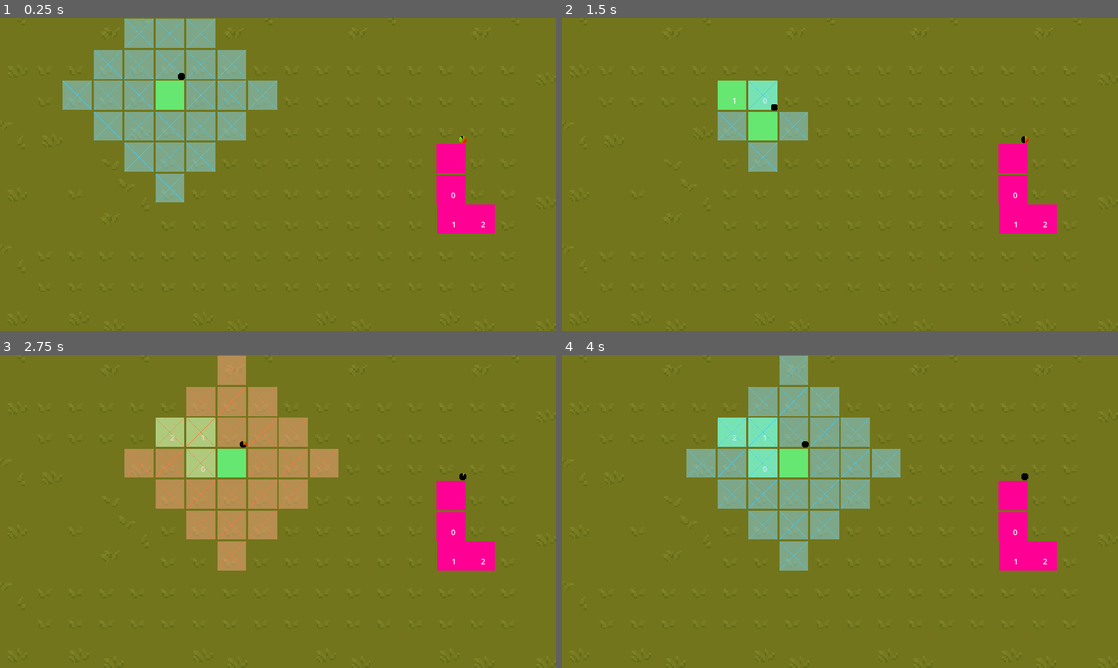
Above: before the commit, frames 1-4 (two rows, left to right).
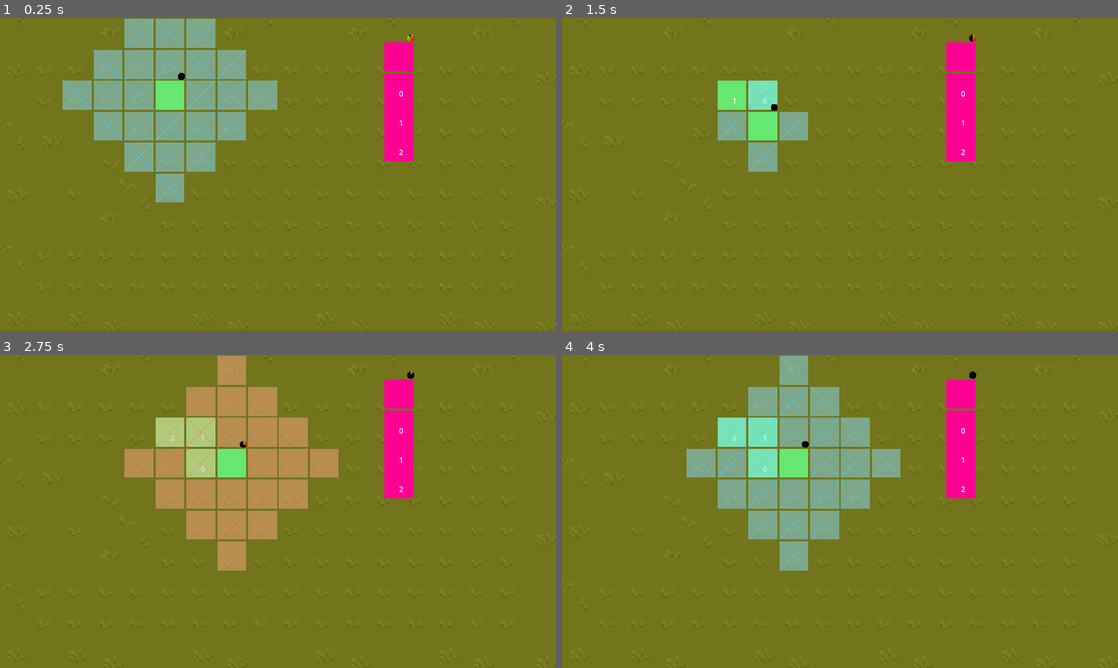
Above: after the commit, the same moments.

Repository: batgnome/MainGame
Game: Godot game, scene res://main.tscn
The game is run twice, just before and just after one commit, with the same random seed, the same clock (stepped at 60 frames per second) and the same inputs.
Inputs (mouse positions are in pixels of both pictures, inside the frame that each line leads up to):
- Up to frame 1 (0.25 s): no input
- Up to frame 2 (1.5 s): tap Enter at 0.5 s; move the mouse to (734, 96) at 0.52 s; press the mouse at (734, 96) at 0.53 s; hold D (right) 0.53-1.28 s; tap Space at 1.25 s; move the mouse to (1012, 158) at 1.27 s; release the mouse at (1012, 158) at 1.28 s; hold S (down) from 1.28 s (still down); click (1012, 158) at 1.35 s
- Up to frame 3 (2.75 s): tap Enter at 2 s; move the mouse to (450, 495) at 2.02 s; release S (down) at 2.03 s; press the mouse at (450, 495) at 2.03 s; hold D (right) from 2.03 s (still down)
- Up to frame 4 (4 s): tap Space at 2.75 s; move the mouse to (812, 574) at 2.77 s; release D (right) at 2.78 s; release the mouse at (812, 574) at 2.78 s; hold W (up) 2.78-3.53 s; click (812, 574) at 2.85 s; tap Enter at 3.5 s; move the mouse to (1006, 558) at 3.52 s; press the mouse at (1006, 558) at 3.53 s; hold A (left) from 3.53 s (still down)

The runs differ from the first frame. In frame 1, 4.0% of the frame differs, in the area x 69-89%, y 5-69%; in frame 2, 4.0%; in frame 3, 4.0%; in frame 4, 4.0%.

Commit message:
added changes

Diff:
--- a/enemRune.tscn
+++ b/enemRune.tscn
@@ -3,7 +3,7 @@
 [ext_resource type="PackedScene" uid="uid://by716cwmuo2jl" path="res://rune.tscn" id="1_3d12r"]
 [ext_resource type="Script" path="res://enemRune.gd" id="2_4h7w5"]
 
-[node name="Rune" instance=ExtResource("1_3d12r")]
+[node name="EnemyRune" instance=ExtResource("1_3d12r")]
 script = ExtResource("2_4h7w5")
 
 [node name="EnemMoveSpeed" type="Timer" parent="." index="1"]
--- a/main.tscn
+++ b/main.tscn
@@ -5180,7 +5180,6 @@
 vertices = PackedVector2Array(8, 8, -8, 8, -8, -8, 8, -8)
 polygons = Array[PackedInt32Array]([PackedInt32Array(0, 1, 2, 3)])
 outlines = Array[PackedVector2Array]([PackedVector2Array(-8, -8, 8, -8, 8, 8, -8, 8)])
-source_geometry_group_name = &"navigation_polygon_source_group"
 
 [sub_resource type="TileSetAtlasSource" id="TileSetAtlasSource_ae5xv"]
 texture = ExtResource("1_rpftv")
@@ -6128,6 +6127,5 @@
 [node name="Rune" parent="." instance=ExtResource("7_01df4")]
 position = Vector2(352, 160)
 
-[node name="Rune2" parent="." instance=ExtResource("9_nnm0f")]
-position = Vector2(1056, 480)
-motion_mode = 1
+[node name="EnemyRune" parent="." instance=ExtResource("9_nnm0f")]
+position = Vector2(827, 390)
--- a/project.godot
+++ b/project.godot
@@ -12,7 +12,7 @@
 
 config/name="GameDemo"
 run/main_scene="res://main.tscn"
-config/features=PackedStringArray("4.2", "GL Compatibility")
+config/features=PackedStringArray("4.1", "GL Compatibility")
 config/icon="res://icon.svg"
 
 [display]
--- a/rune.tscn
+++ b/rune.tscn
@@ -10,7 +10,7 @@
 [sub_resource type="RectangleShape2D" id="RectangleShape2D_osmd1"]
 size = Vector2(60, 60)
 
-[node name="Rune" type="CharacterBody2D"]
+[node name="Rune2" type="CharacterBody2D"]
 collision_layer = 2
 collision_mask = 3
 script = ExtResource("1_xn8h7")
